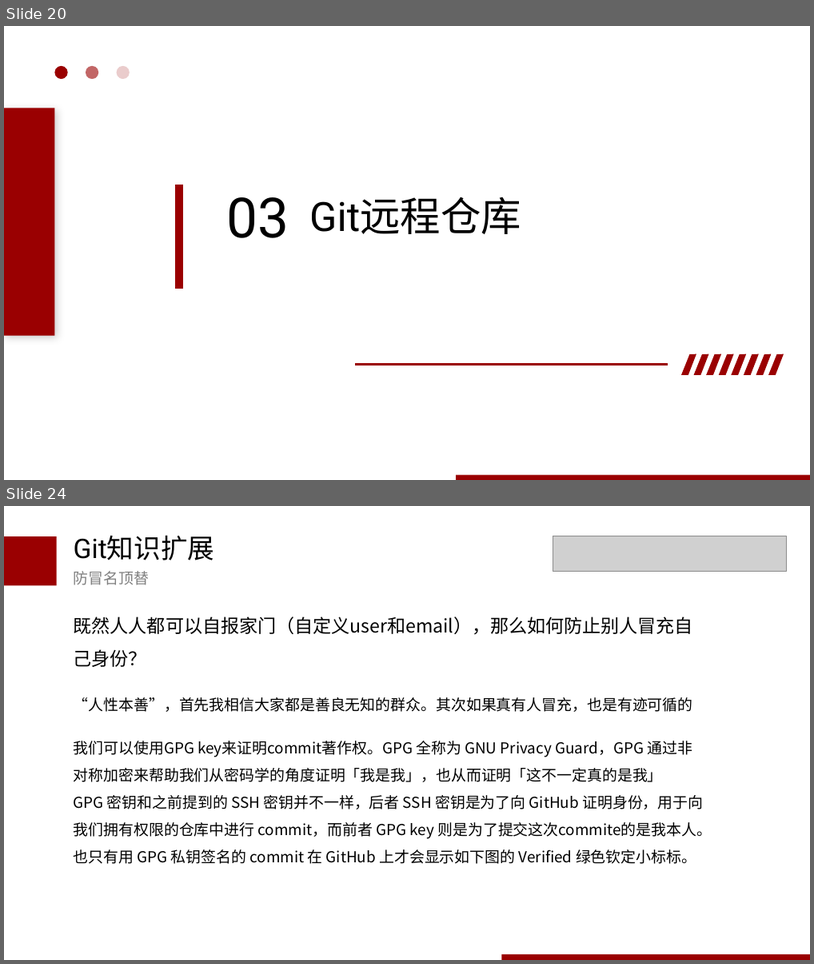
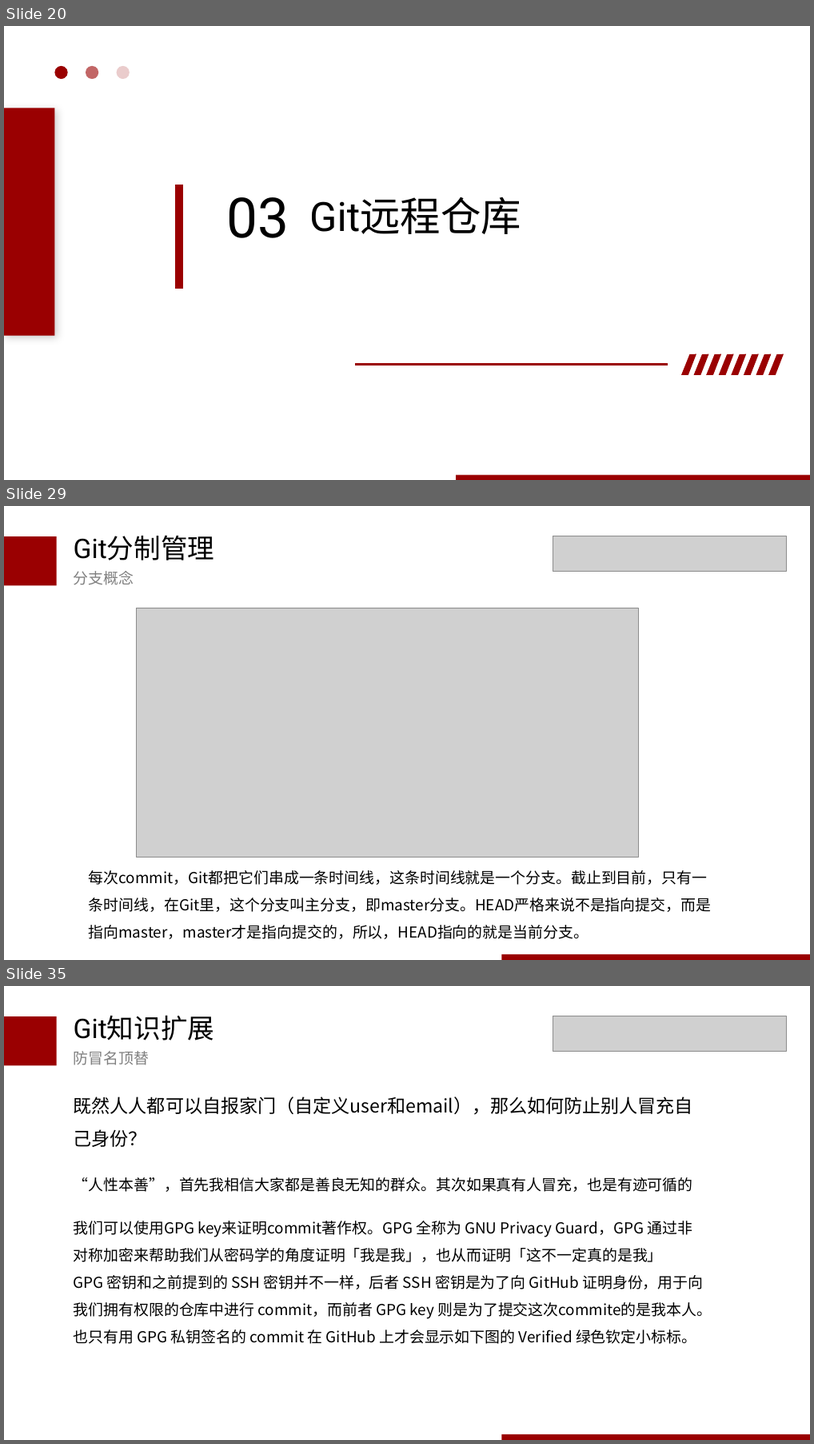
Before and after one commit to wudaoxi1100/blog, a slide deck: ppt/git介绍0325.pptx. Shown one above the other, each under a label of ours: slides 20 and 24 before the commit, slides 20, 29 and 35 after it; the slides between them are not shown. The pictures are 814x964 and 814x1444 pixels, drawn with LibreOffice and Linux fonts; fonts in the diff are those of the drawing; grey boxes stand for pictures. Boxes give left, top, right and bottom in pixels: in the first picture for what was removed or moved away, otherwise in the second. Text is boxed around its words. In the diff, an @@ line names an element or a change of style, - is before the commit and + after.

```diff
--- a/ppt/git介绍0325.pptx
+++ b/ppt/git介绍0325.pptx
@@ slide 29 added at [4, 506, 810, 960], background #FFFFFF @@
@@ rectangle added at [4, 537, 57, 586], fill #9A0001 @@
@@ text added at [74, 535, 215, 560], 32 pt, text #000000 @@
+Git分制管理
@@ picture added at [554, 536, 787, 572] @@
@@ text added at [74, 571, 134, 585], 18 pt, text #808080 @@
+分支概念
@@ picture added at [137, 608, 638, 856] @@
@@ text added at [89, 870, 712, 939], 18 pt, text #000000 @@
+每次commit，Git都把它们串成一条时间线，这条时间线就是一个分支。截止到目前，只有一条时间线，在Git里，这个分支叫主分支，即master分支。HEAD严格来说不是指向提交，而是指向master，master才是指向提交的，所以，HEAD指向的就是当前分支。
@@ rectangle added at [502, 954, 810, 960], fill #9A0001 @@
@@ what was slide 24 is now slide 35 @@
```
Also in this commit, not shown: 4 slides changed, 10 other slides added, 1 other file.
